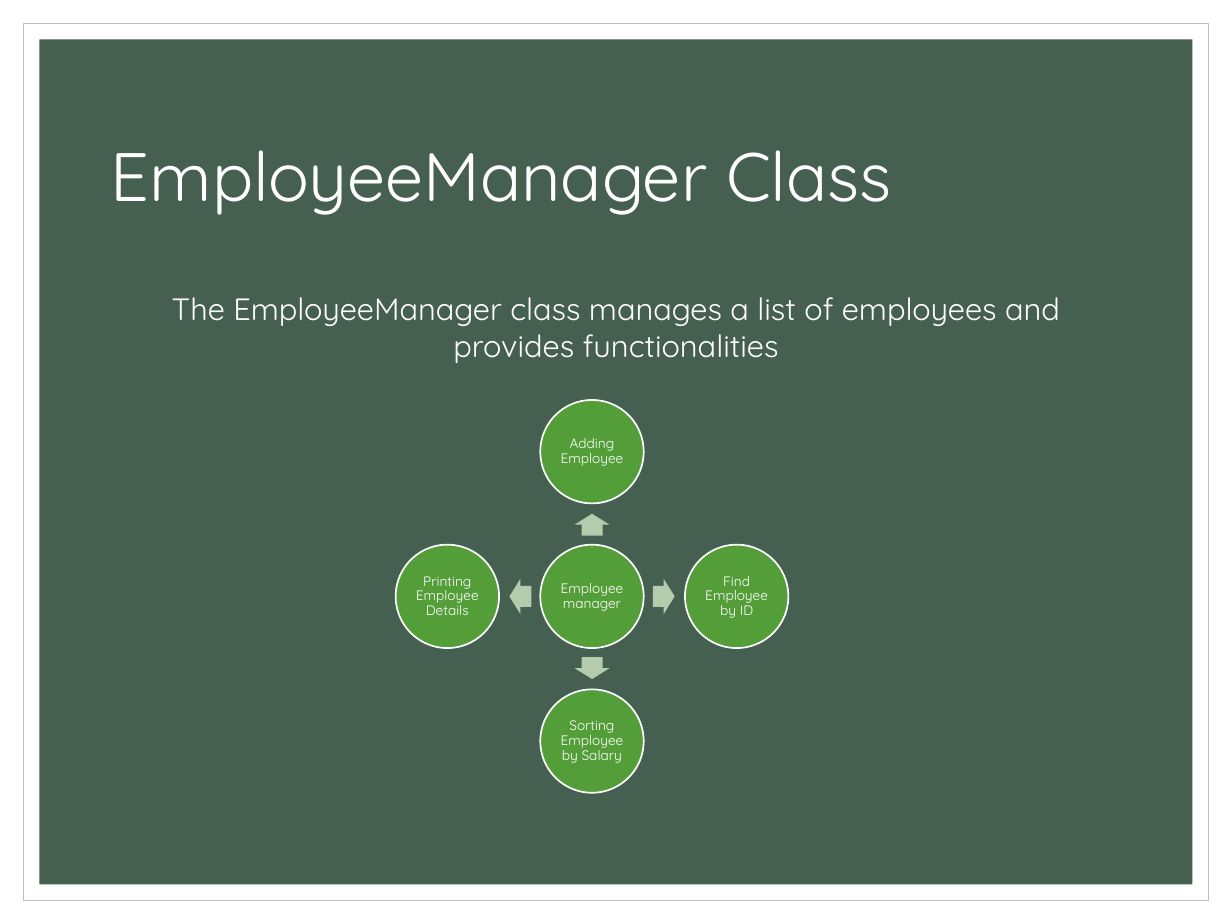
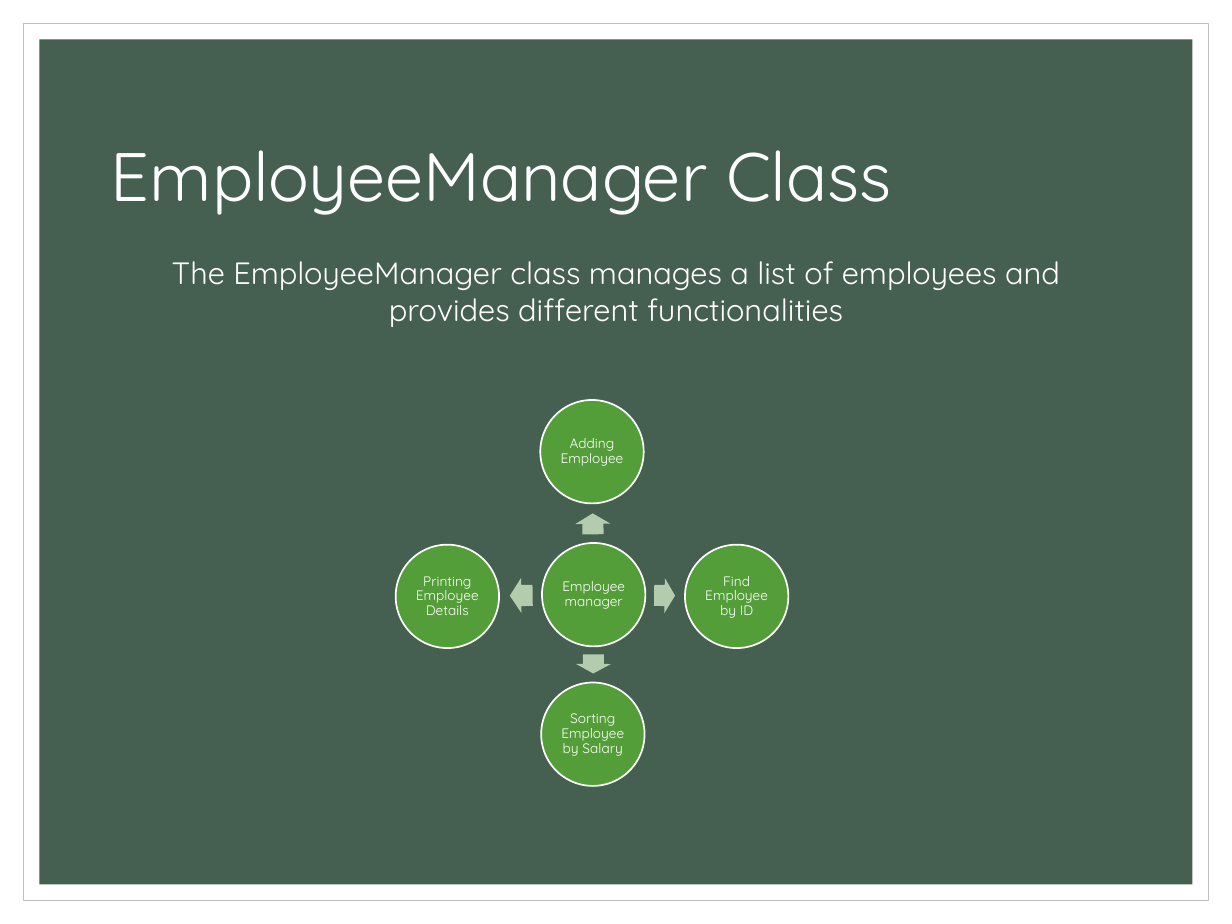
Before and after one commit to kartikjain2001/AmdocsLearningAssignment, a slide deck: slide 6 of Payroll_System_Presentation.pptx. Drawn at 1232x924 pixels with LibreOffice and Linux fonts; fonts in the diff are those of the drawing. Boxes give left, top, right and bottom in pixels: in the first picture for what was removed or moved away, otherwise in the second. Text is boxed around its words. In the diff, an @@ line names an element or a change of style, - is before the commit and + after.

Commit message:
New File

```diff
--- a/Payroll_System_Presentation.pptx
+++ b/Payroll_System_Presentation.pptx
@@ text at <box>172,261,1060,327</box>: text changed @@
-The EmployeeManager class manages a list of employees and provides functionalities
+The EmployeeManager class manages a list of employees and provides different functionalities
@@ right arrow: place and size @@
-right arrow at <box>575,657,610,679</box>
+right arrow at <box>576,655,612,675</box>
@@ ellipse: place and size @@
-ellipse at <box>541,690,644,793</box>
+ellipse at <box>541,683,644,786</box>
@@ text "Sorting Employee by Salary": place and size @@
-text "Sorting Employee by Salary" at <box>561,720,624,763</box>
+text "Sorting Employee by Salary" at <box>561,713,624,756</box>
```
Also in this commit, not shown: 1 other slide changed.
